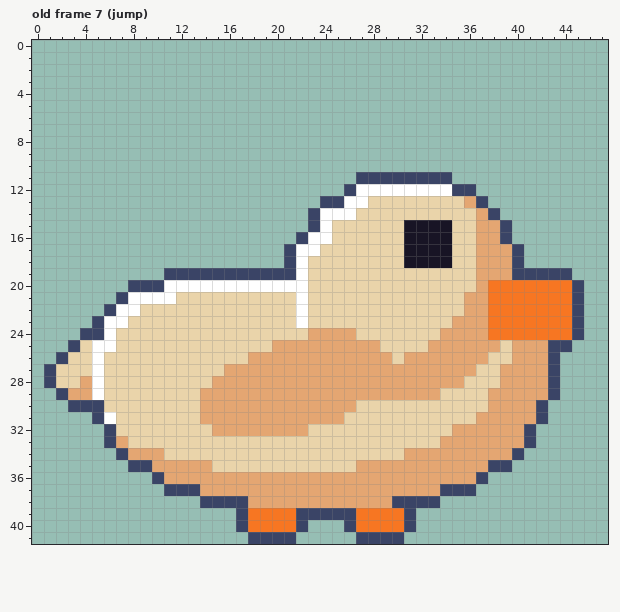
Two versions of one pixel-art file, art/duck/duck.aseprite. The picture above was drawn from the file before the commit.
48x42 pixels, 14 frames. Shown: old frame 7 (jump). The commit also changed other frames, which this record leaves out.
Now the later version:
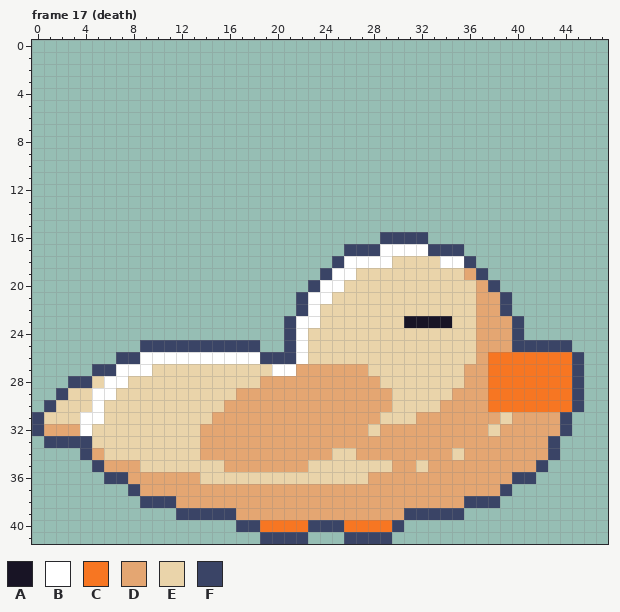
Palette (. is transparent): A #181425  B #ffffff  C #f77622  D #e4a672  E #ead4aa  F #3a4466
A new or re-ordered frame is compared with the old frame closest to it.
From the commit log: Add seated duck failure poses and retry visual contract
From old to new:
frames 14 -> 17
Changed rows in their new state; - is an unchanged pixel.
Frame 17 (death) is new; against old frame 7 (jump):
first column x 0:
11 ---------------------------........-----------
12 --------------------------...........---------
13 ------------------------..............--------
14 -----------------------................-------
15 -----------------------.................------
16 ----------------------.......FFFF.......------
17 ---------------------.....FFFBBBBFFF.....-----
18 ---------------------....FBBBB-EEEBBF....-----
19 -----------.............FBB---------DF.......-
20 --------...............FBB------------F.......
21 -------...............FBB-----------E-DF......
22 ------................FB------------E-DF......
23 -----................F-B-------AAAAEE-DDF.....
24 ----.................FBEEEE-------EEE-DDF.....
25 ---......FFFFFFFFFF..FBEEEEEE----EEEE--DFFF---
26 --.....FFBBBBBBBBBBFFFBEEEEEEE-EEEEEE-CCCCCCCF
27 -....FFBBB------EEEEBB------EEEEEEEE-DCCCCCCCF
28 -..FFEBB-------EEEE----------EEEEEEEDDCCCCCCCF
29 ---EE-B-------EEE-------------EEEE-DDDCCCCCCCF
30 -FEEEB--------EE-----------DDD----DDDDCCCCCCCF
31 FEEEBBE-------E-----------DDD---DDDDD--E--DDF-
32 FDDDBEE-------D--------DDDDD-DDDDDD---E--DDDF-
33 -FFFFEEE------DDDDDDDDDDDDDDDDDDDD-------DDF--
34 ----FDEEEEE---DDDDDDDDDDD--DDDD----E----DDDF--
35 -----FDDDEEEEEE-DDDDDDD----EEE--E-----DDDDF---
36 ------FFDDD---EEEEEEEEEEEEEE---------DDDFF----
37 --------FDDDDD--------------------DDDDDF------
38 ---------FFFDDDDDD------------DDDDDDFFF-------
39 ------------FFFFFDDDDDDDDDDDDDD-FFFF----------
40 ------------------F---CFFFC---F.--------------
41 ------------------.---F---F---.---------------
Changed places in both pictures, as pixel boxes (x1, y1, x2, y2):
changed: (32, 172, 584, 544)
